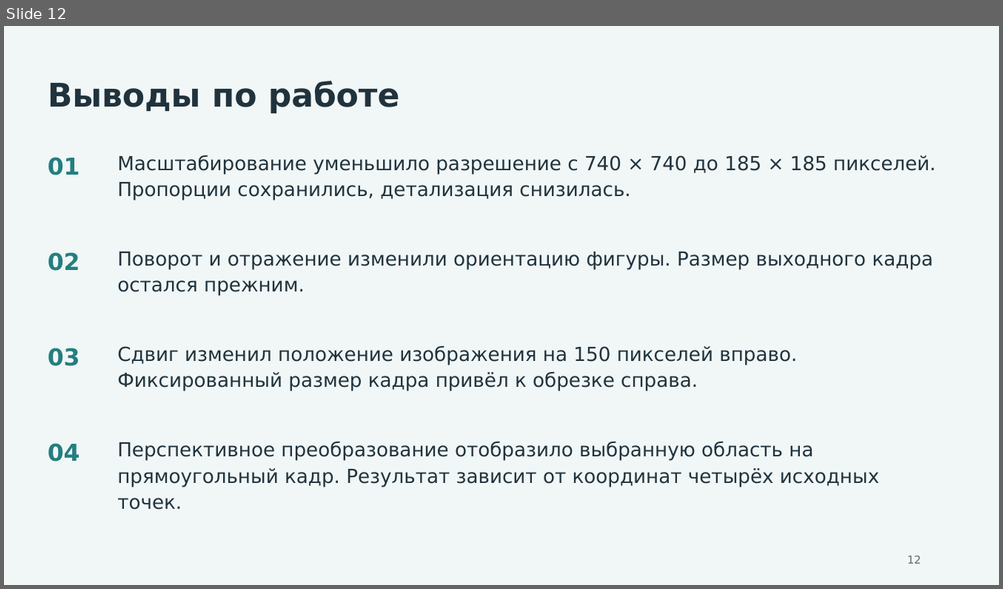
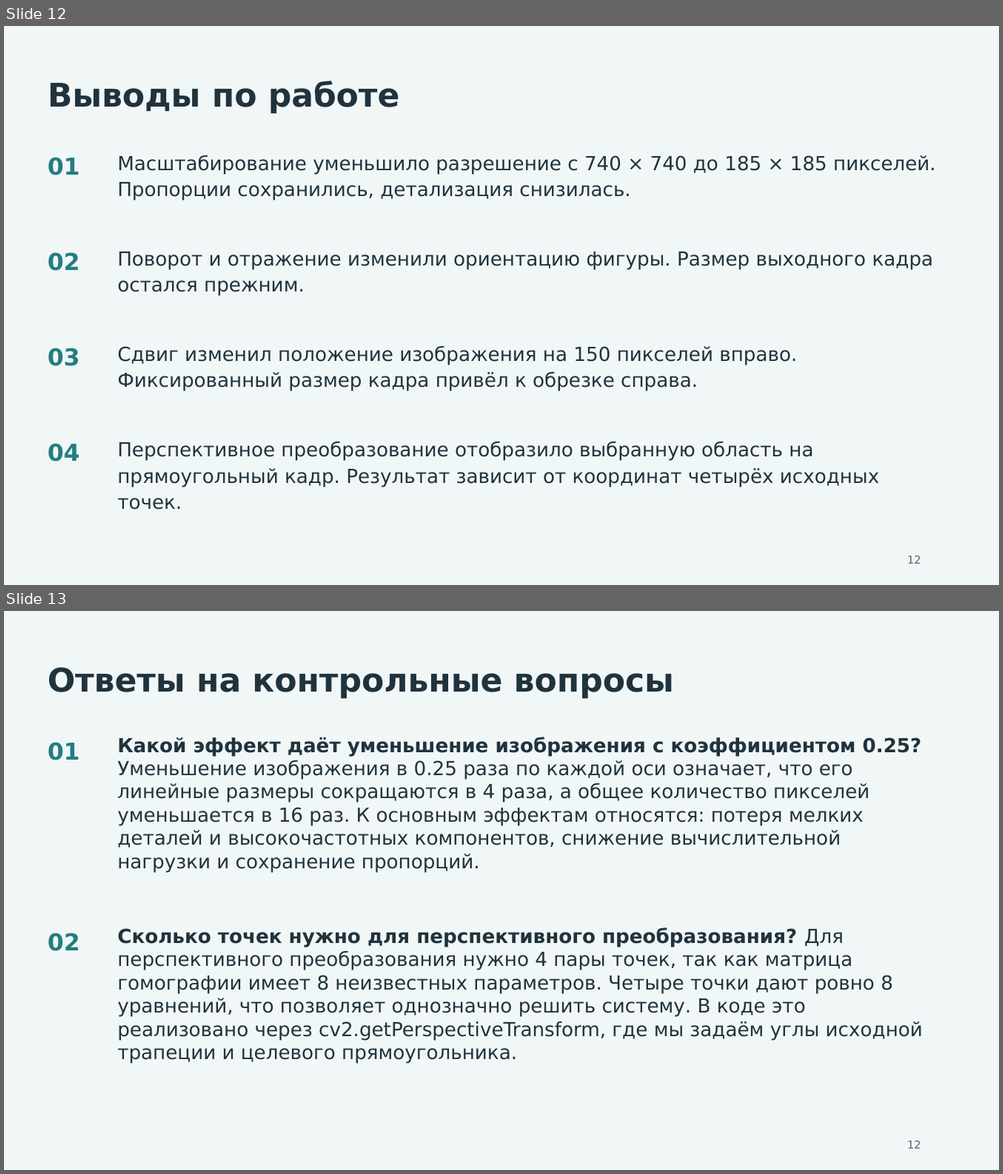
Before and after one commit to Travkova/CV_labs, a slide deck: геометрические преобразования изображений/Лабораторная_3_Травкова_Лебедкин.pptx. Shown one above the other, each under a label of ours: slide 12 before the commit, slides 12 and 13 after it. The pictures are 1003x589 and 1003x1174 pixels, drawn with LibreOffice and Linux fonts; fonts in the diff are those of the drawing. Boxes give left, top, right and bottom in pixels: in the first picture for what was removed or moved away, otherwise in the second. Text is boxed around its words. In the diff, an @@ line names an element or a change of style, - is before the commit and + after.

Commit message:
добавила слайд с вопросами

```diff
--- a/геометрические преобразования изображений/Лабораторная_3_Травкова_Лебедкин.pptx
+++ b/геометрические преобразования изображений/Лабораторная_3_Травкова_Лебедкин.pptx
@@ slide 13 added at <box>4,611,999,1170</box>, background #F1F6F6 @@
@@ text added at <box>48,667,674,698</box>, 31.5 pt, text #20333D, bold @@
+Ответы на контрольные вопросы
@@ text added at <box>48,742,80,760</box>, 22.5 pt, text #237E80, bold @@
+01
@@ text added at <box>117,737,922,872</box>, 18.8 pt, text #20333D @@
+Какой эффект даёт уменьшение изображения с коэффициентом 0.25? Уменьшение изображения в 0.25 раза по каждой оси означает, что его линейные размеры сокращаются в 4 раза, а общее количество пикселей уменьшается в 16 раз. К основным эффектам относятся: потеря мелких деталей и высокочастотных компонентов, снижение вычислительной нагрузки и сохранение пропорций.
@@ text added at <box>48,933,80,951</box>, 22.5 pt, text #237E80, bold @@
+02
@@ text added at <box>117,928,922,1063</box>, 18.8 pt, text #20333D @@
+Сколько точек нужно для перспективного преобразования? Для перспективного преобразования нужно 4 пары точек, так как матрица гомографии имеет 8 неизвестных параметров. Четыре точки дают ровно 8 уравнений, что позволяет однозначно решить систему. В коде это реализовано через cv2.getPerspectiveTransform, где мы задаём углы исходной трапеции и целевого прямоугольника.
@@ text added at <box>907,1141,921,1149</box>, 10.5 pt, text #566872 @@
+12
```
